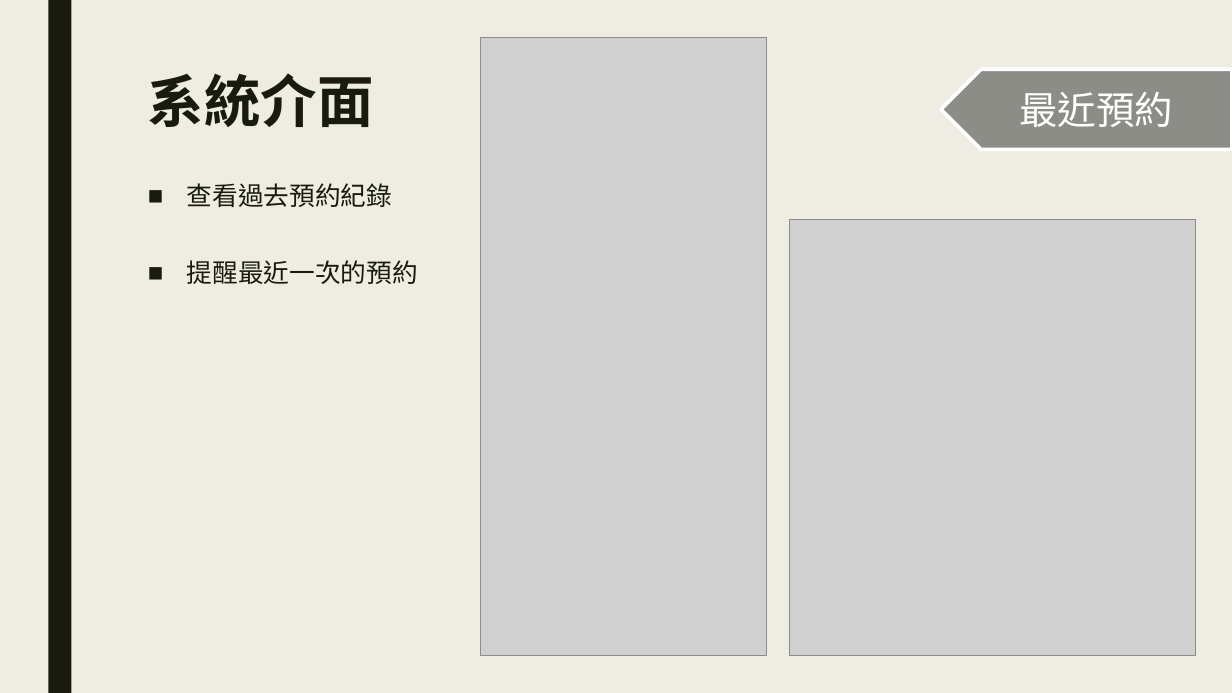
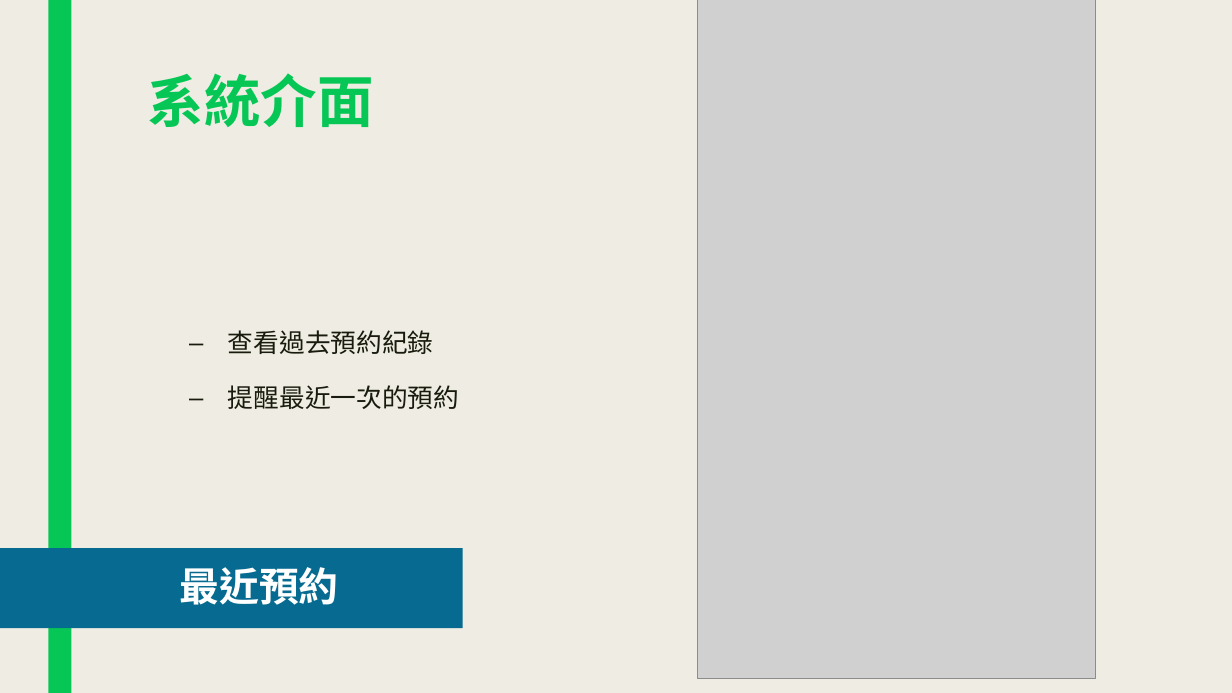
Before and after one commit to plum0411/e-commerce, a slide deck: slide 21 of LINE在電商領域能提出之新功能.pptx (slide 17 before the commit). Drawn at 1232x693 pixels with LibreOffice and Linux fonts; fonts in the diff are those of the drawing; grey boxes stand for pictures. Boxes give left, top, right and bottom in pixels: in the first picture for what was removed or moved away, otherwise in the second. Text is boxed around its words. In the diff, an @@ line names an element or a change of style, - is before the commit and + after.

```diff
--- a/LINE在電商領域能提出之新功能.pptx
+++ b/LINE在電商領域能提出之新功能.pptx
@@ rectangle at (x1=48, y1=0, x2=71, y2=693): fill #191B0E to #06C755 @@
@@ picture resized from (x1=481, y1=37, x2=766, y2=655) to (x1=698, y1=0, x2=1096, y2=678) @@
@@ title "系統介面" at (x1=148, y1=73, x2=374, y2=127): text colour #191B0E to #06C755 @@
@@ picture removed at (x1=789, y1=219, x2=1196, y2=655) @@
@@ text "查看過去預約紀錄" moved from (x1=187, y1=183, x2=418, y2=284) to (x1=228, y1=330, x2=459, y2=409) @@
@@ text "查看過去預約紀錄" at (x1=228, y1=330, x2=459, y2=409): font Roboto to Noto Sans CJK SC; bullet ■ to –; list level 1 to 2 in "查看過去預約紀錄"; line spacing 2 to 1.5; list level 1 to 2 in "提醒最近一次的預約" @@
@@ rectangle "最近預約" resized from (x1=941, y1=69, x2=1232, y2=150) to (x1=0, y1=548, x2=463, y2=628) @@
@@ rectangle "最近預約" at (x1=0, y1=548, x2=463, y2=628): size 30 to 31 pt, bold on; line spacing 1 to 0.9; more space between paragraphs; pentagon arrow to rectangle; fill #8C8D86 to #066A91; outline #FFFFFF 2.75 pt to none; mirrored @@
```
Also in this commit, not shown: 22 other slides changed, 5 slides added, 2 other files.
